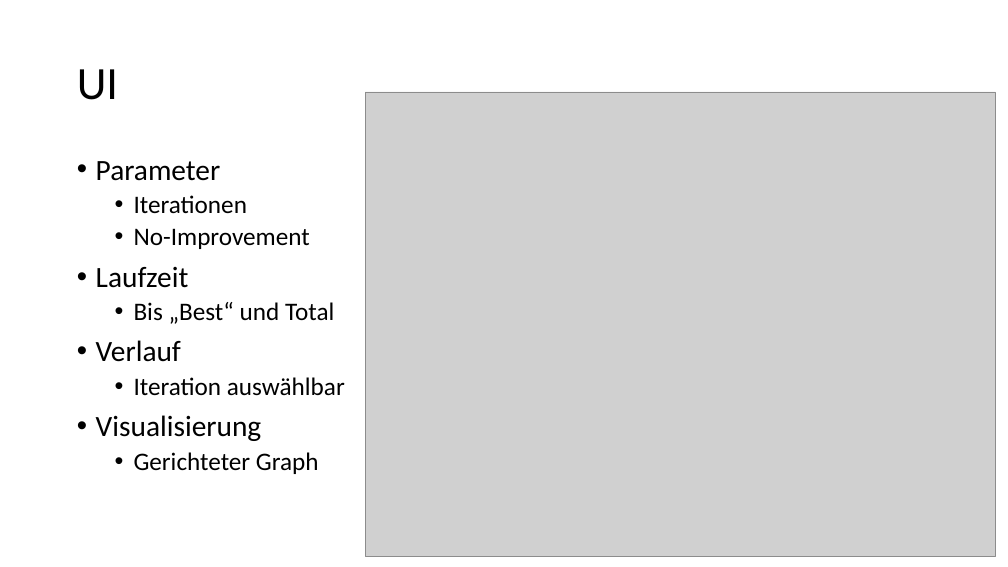
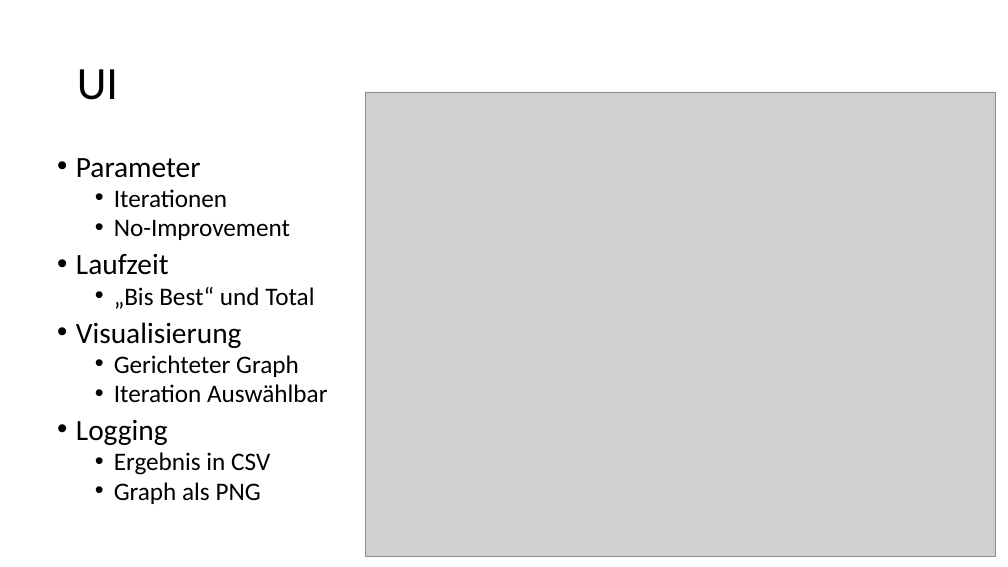
Before and after one commit to fritziF/Python-TSP-Heuristic, a slide deck: slide 8 of doc/Fritz_Svetoslav_TSP.pptx (slide 3 before the commit). Drawn at 1008x567 pixels with LibreOffice and Linux fonts; fonts in the diff are those of the drawing; grey boxes stand for pictures. Boxes give left, top, right and bottom in pixels: in the first picture for what was removed or moved away, otherwise in the second. Text is boxed around its words. In the diff, an @@ line names an element or a change of style, - is before the commit and + after.

```diff
--- a/doc/Fritz_Svetoslav_TSP.pptx
+++ b/doc/Fritz_Svetoslav_TSP.pptx
@@ text "Parameter": place and size @@
-text "Parameter" at [96,161,345,474]
+text "Parameter" at [76,158,327,504]
@@ text at [76,158,299,377]: line spacing 0.9 to 0.8 @@
@@ text at [114,287,314,309]: text changed @@
-  • Bis „Best“ und Total
-• Verlauf
-  • Iteration auswählbar
+  • „Bis Best“ und Total
@@ text at [76,384,327,504]: paragraphs added @@
+  • Iteration Auswählbar
+• Logging
+  • Ergebnis in CSV
+  • Graph als PNG
```
Also in this commit, not shown: 3 other slides changed, 3 slides added, 1 slide removed.
